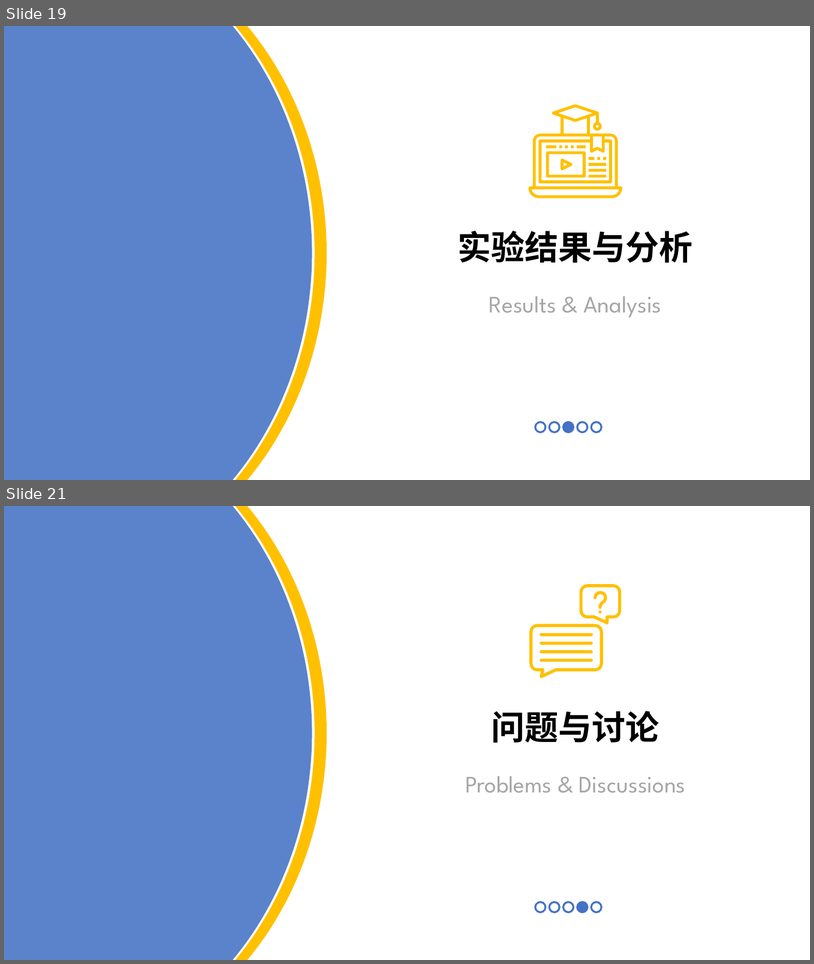
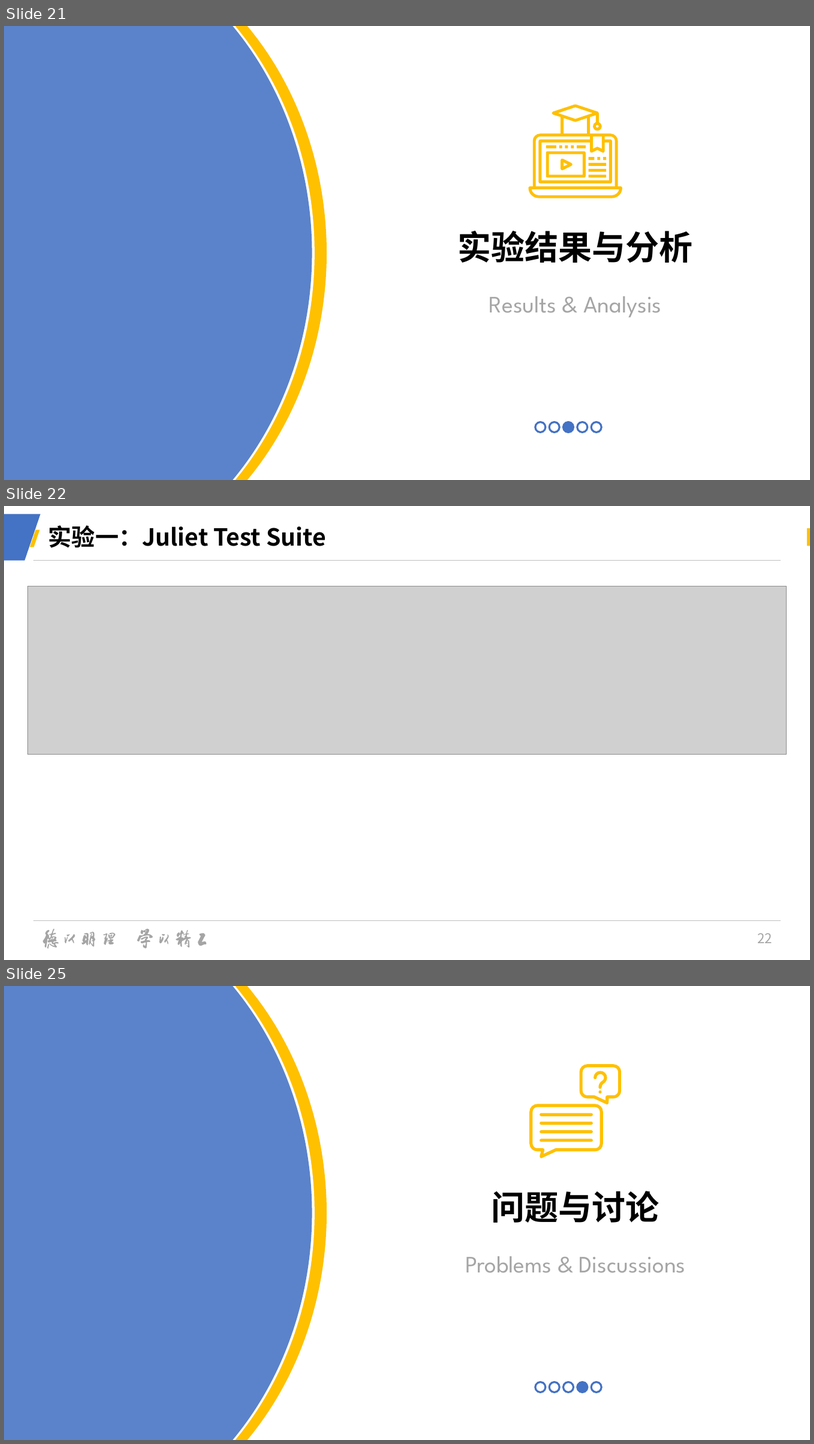
Before and after one commit to CaptainRhett/MTSan, a slide deck: MTSan_ywh.pptx. Shown one above the other, each under a label of ours: slides 19 and 21 before the commit, slides 21, 22 and 25 after it; the slides between them are not shown. The pictures are 814x964 and 814x1444 pixels, drawn with LibreOffice and Linux fonts; fonts in the diff are those of the drawing; grey boxes stand for pictures; background and template pictures are left out. Boxes give left, top, right and bottom in pixels: in the first picture for what was removed or moved away, otherwise in the second. Text is boxed around its words. In the diff, an @@ line names an element or a change of style, - is before the commit and + after.

```diff
--- a/MTSan_ywh.pptx
+++ b/MTSan_ywh.pptx
@@ slide 22 added at [4,506,810,960], background #FFFFFF @@
@@ freeform shape added at [4,514,40,560], fill #4472C4 @@
@@ freeform shape added at [32,531,38,546], fill #FFC000, outline #FFC000 3 pt @@
@@ title added at [48,525,326,548], 28 pt, text #000000, bold @@
+实验一：Juliet Test Suite
@@ rectangle added at [807,528,810,546], fill #FFC000 @@
@@ line added from (33, 561) to (782, 561), #BFBFBF 0.5 pt @@
@@ picture added at [27,586,787,754] @@
@@ line added from (33, 921) to (782, 921), #BFBFBF 0.5 pt @@
@@ group added at [43,928,207,948]: 16 freeform shapes @@
@@ page number added at [758,933,773,943], 16 pt, text #A5A5A5 @@
+22
@@ what was slide 19 is now slide 21 @@
@@ what was slide 21 is now slide 25 @@
```
Also in this commit, not shown: 3 slides changed, 5 other slides added, 2 slides removed, 15 other files.
